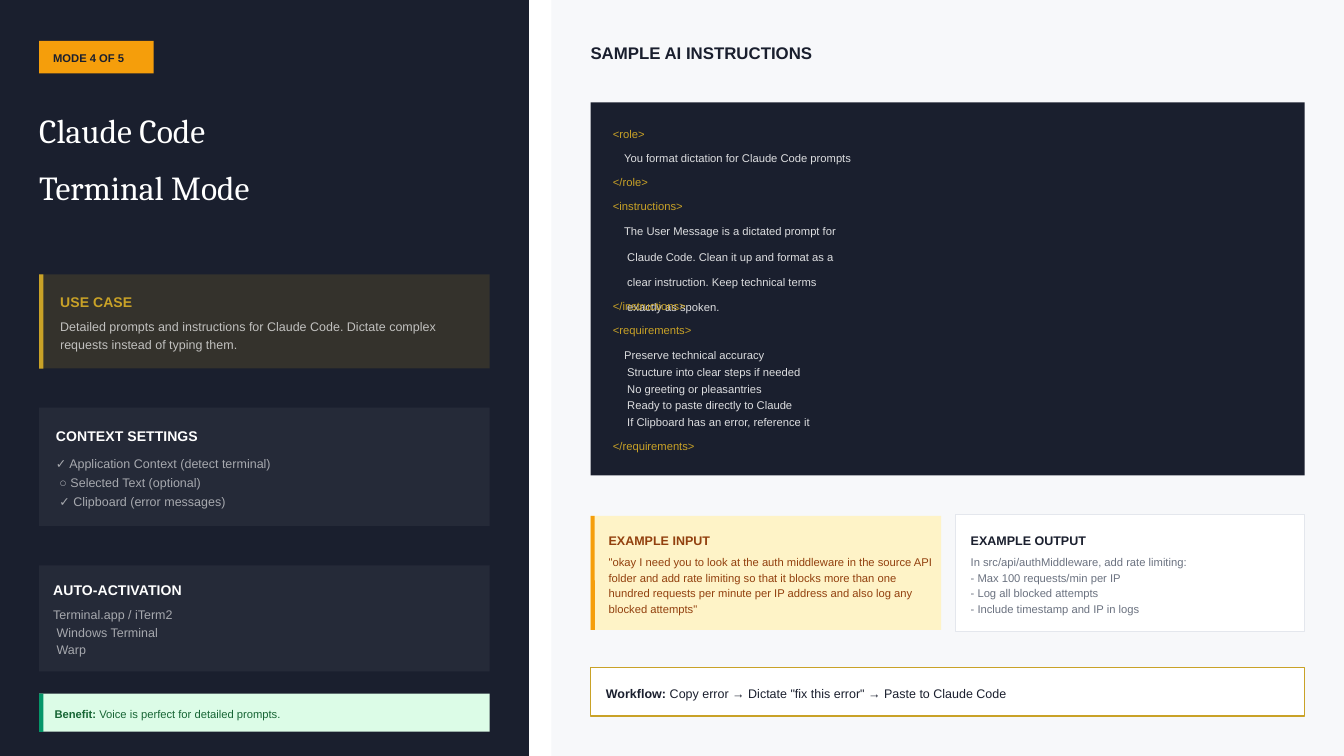
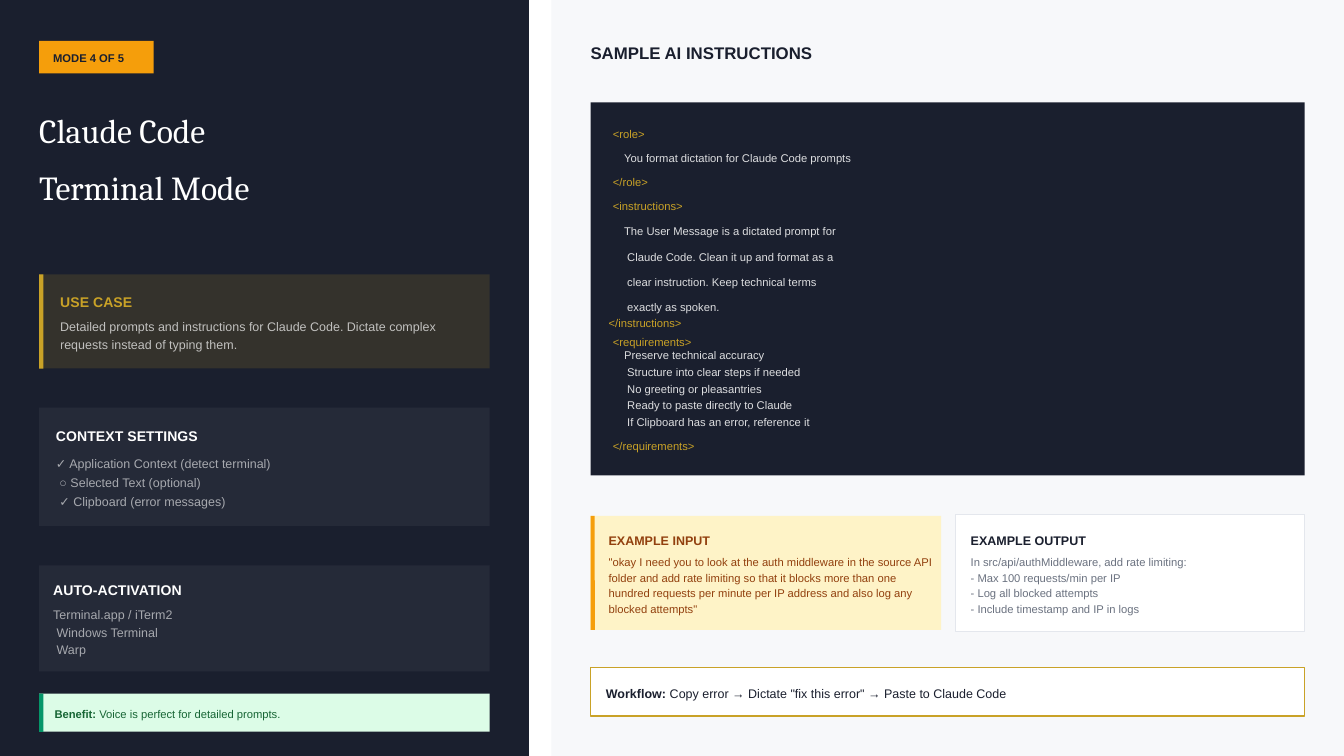
Before and after one commit to crypticpy/voice-control, a slide deck: slide 41 of Voice_AI_Workflows_Part1_CORE.pptx (slide 27 before the commit). Drawn at 1344x756 pixels with LibreOffice and Linux fonts; fonts in the diff are those of the drawing. Boxes give left, top, right and bottom in pixels: in the first picture for what was removed or moved away, otherwise in the second. Text is boxed around its words. In the diff, an @@ line names an element or a change of style, - is before the commit and + after.

```diff
--- a/Voice_AI_Workflows_Part1_CORE.pptx
+++ b/Voice_AI_Workflows_Part1_CORE.pptx
@@ text "</instructions>": place and size @@
-text "</instructions>" at [613,302,686,313]
+text "</instructions>" at [609,319,682,327]
@@ text "<requirements>": place and size @@
-text "<requirements>" at [613,326,691,337]
+text "<requirements>" at [613,338,691,349]
```
Also in this commit, not shown: 8 other slides changed, 14 slides added, 42 other files.
